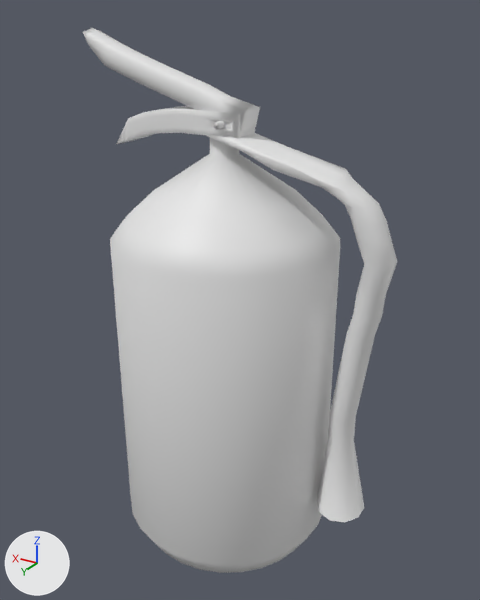
The Blender file Assets/Raw Sources/blend/Apar.blend: old version first, new version second.
Rendered twice from a camera (50 mm lens) standing at (-0.479, 0.759, 0.82) and looking at (-0.014, -0.016, 0.432). The lights are fixed; the arrows at lower left show +X, +Y and +Z.

Script lines for the objects in view, before the commit:
```python
me_cylinder = bpy.data.meshes.new('Cylinder')
me_cylinder.from_pydata(...)  # 243 vertices, 217 faces; spans x -1.0..1.0, y -0.99..1.0, z -1.0..1.16
me_cylinder.polygons.foreach_set('use_smooth', [True] * 217)
me_cylinder_007 = bpy.data.meshes.new('Cylinder.007')
me_cylinder_007.from_pydata(...)  # 170 vertices, 162 faces; spans x -3.06..9.62, y -1.63..1.63, z -2.79..1.98
me_cylinder_007.polygons.foreach_set('use_smooth', [True] * 162)
me_plane = bpy.data.meshes.new('Plane')
me_plane.from_pydata(...)  # 144 vertices, 127 faces; spans x -11.91..1.0, y -1.0..-0.95, z 0.0..0.06
me_plane.polygons.foreach_set('use_smooth', [True] * 127)
me_plane_004 = bpy.data.meshes.new('Plane.004')
me_plane_004.from_pydata(...)  # 130 vertices, 128 faces; spans x -6.37..1.0, y -1.0..-0.9, z -0.03..0.03
me_plane_004.polygons.foreach_set('use_smooth', [True] * 128)
ob_pegangan_atas = bpy.data.objects.new('Pegangan Atas', me_plane)
ob_pegangan_atas.location = (-0.013, 0.759, 0.687)
ob_pegangan_atas.rotation_euler = (0.0, -0.237, 0.0)  # degrees (0, -14, 0)
ob_pegangan_atas.scale = (-0.0215, 0.783, 0.913)
ob_pegangan_bawa = bpy.data.objects.new('Pegangan Bawa', me_plane_004)
ob_pegangan_bawa.location = (-0.004, -0.433, 0.673)
ob_pegangan_bawa.scale = (-0.0279, -0.45, 0.895)
_m = ob_pegangan_bawa.modifiers.new('Boolean', 'BOOLEAN')
_m.object = ob_lepasan_apar
ob_selang = bpy.data.objects.new('Selang', me_cylinder_007)
ob_selang.location = (-0.18, -0.005, 0.453)
ob_selang.scale = (0.0214, 0.0244, 0.111)
ob_tabung = bpy.data.objects.new('Tabung', me_cylinder)
ob_tabung.location = (0.002, -0.003, 0.333)
ob_tabung.scale = (0.163, 0.158, 0.315)
```
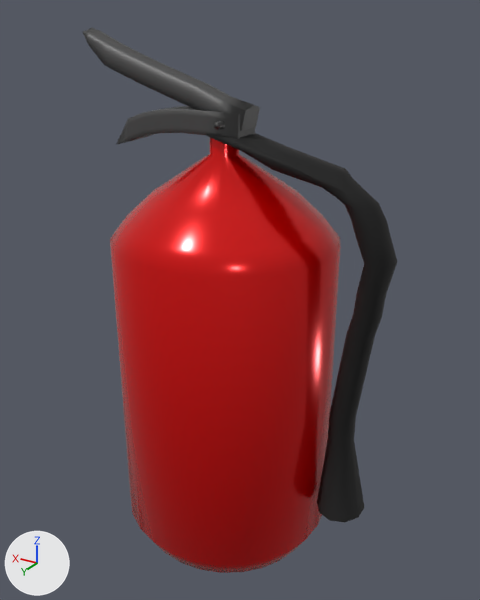
Commit message: Add Apar Material

Where the newer file only moved an object's origin or applied its transform, the numbers keep the older frame.

Changed parts and their boxes [x1, y1, x2, y2] in the pictures (480 x 600 px):
'Tabung', recoloured (grey to red): [110, 138, 340, 573] in both
'Selang', recoloured (grey to black): [206, 133, 397, 522] in both
'Pegangan Atas', recoloured (white to grey): [83, 28, 260, 131] in both
'Pegangan Bawa', recoloured (grey to black): [117, 106, 255, 144] in both

Patch to the scene script:
```diff
--- a/Assets/Raw Sources/blend/Apar.blend.py
+++ b/Assets/Raw Sources/blend/Apar.blend.py
@@ mat_selang @@
+mat_selang = principled_material('Selang')
+mat_selang.base_color = (0.0, 0.0, 0.0)  # black #000000
+mat_selang.roughness = 0.816
+mat_selang.specular_ior_level = 0.602
@@ mat_pegangan @@
+mat_pegangan = principled_material('Pegangan')
+mat_pegangan.base_color = (0.0903, 0.0903, 0.0903)  # dark grey #555555
+mat_pegangan.metallic = 0.44
+mat_pegangan.roughness = 0.511
+mat_pegangan.specular_ior_level = 0.656
@@ mat_tabung @@
+mat_tabung = principled_material('Tabung')
+mat_tabung.base_color = (0.8, 0.0, 0.0)  # red #e70000
+mat_tabung.metallic = 0.48
+mat_tabung.roughness = 0.187
+mat_tabung.specular_ior_level = 0.671
@@ me_plane_004 @@
 me_plane_004.from_pydata(...)  # 130 vertices, 128 faces; spans x -6.37..1.0, y -1.0..-0.9, z -0.03..0.03
+me_plane_004.materials.append(mat_pegangan)  # dark grey #555555
@@ me_cylinder_007 @@
 me_cylinder_007.from_pydata(...)  # 170 vertices, 162 faces; spans x -3.06..9.62, y -1.63..1.63, z -2.79..1.98
+me_cylinder_007.materials.append(mat_selang)  # black #000000
@@ me_cylinder @@
 me_cylinder.from_pydata(...)  # 243 vertices, 217 faces; spans x -1.0..1.0, y -0.99..1.0, z -1.0..1.16
+me_cylinder.materials.append(mat_tabung)  # red #e70000
@@ me_plane @@
 me_plane.from_pydata(...)  # 144 vertices, 127 faces; spans x -11.91..1.0, y -1.0..-0.95, z 0.0..0.06
+me_plane.materials.append(mat_pegangan)  # dark grey #555555
```
